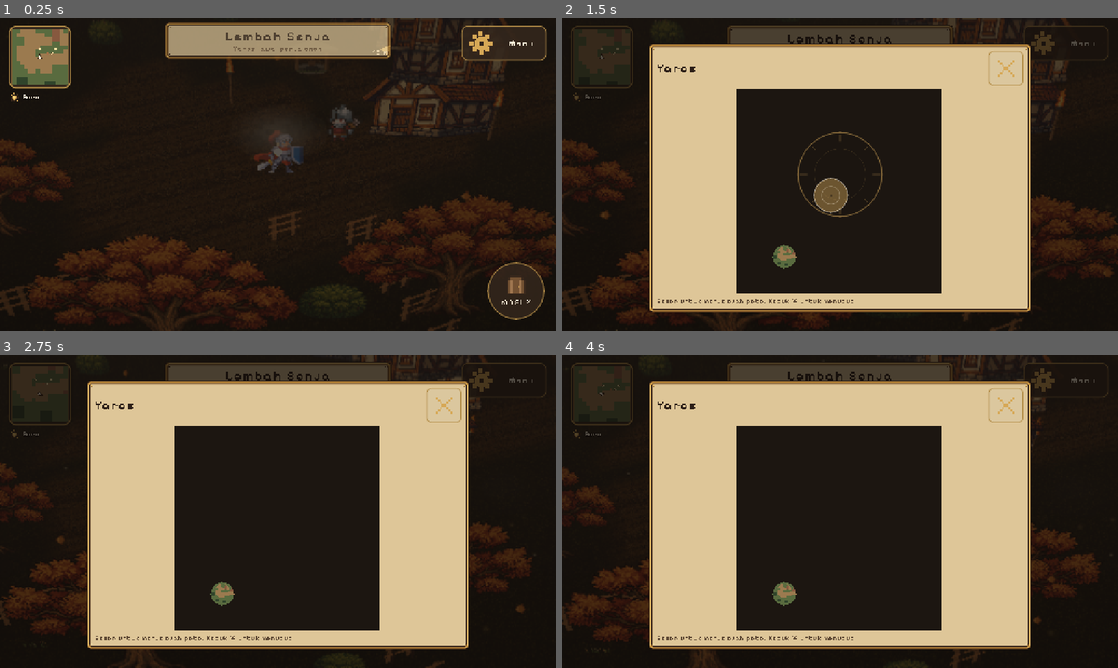
Above: before the commit, frames 1-4 (two rows, left to right).
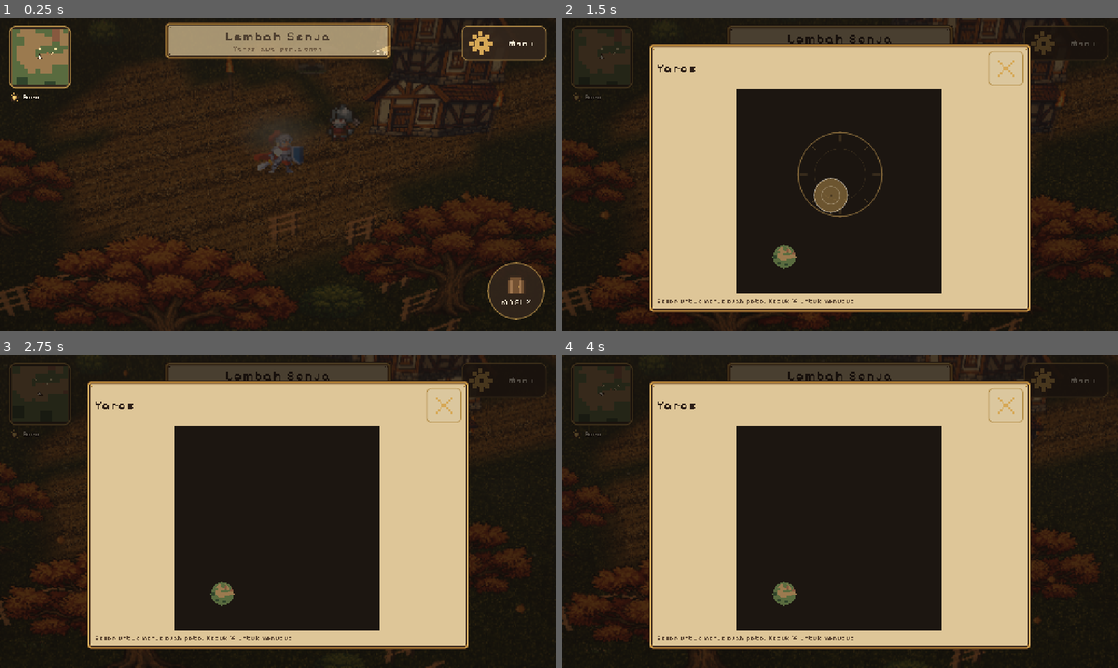
Above: after the commit, the same moments.

Repository: KyokoApp/GodotMe
Game: Godot game, scene res://game/Main.tscn
Same seed, same stepped clock (60 frames per second), same inputs: the game is played once before the commit and once after it.
Inputs (mouse positions are in pixels of both pictures, inside the frame that each line leads up to):
- Up to frame 1 (0.25 s): no input
- Up to frame 2 (1.5 s): tap Enter at 0.5 s; drag from (600, 55) to (895, 105) at 0.52 s; drag from (840, 174) to (812, 237) at 1.27 s
- Up to frame 3 (2.75 s): move the mouse to (333, 442) at 2.02 s; hold Right (ui_right) from 2.03 s (still down); tap Enter at 2.1 s
- Up to frame 4 (4 s): release Right (ui_right) at 2.75 s; drag from (812, 574) to (673, 464) at 2.77 s; move the mouse to (1006, 558) at 3.52 s; hold Left (ui_left) from 3.53 s (still down); tap Enter at 3.6 s; tap Space at 3.77 s

The runs differ from the first frame. In frame 1, 5.4% of the frame differs, in the area x 9-100%, y 13-79%; in frame 2, 0.2%; in frame 3, 0.3%; in frame 4, 0.3%.

Commit message:
tanah dinaikkan (ground_gain 2,2 rumput / 1,45 batu / 1,35 kayu): rumput kembali hijau terang seperti lembah yang disetujui; DIAG dibuang
Co-authored-by: arena-agent <297053741+arena-agent@users.noreply.github.com>

Diff:
--- a/game/game/world/RegionView.gd
+++ b/game/game/world/RegionView.gd
@@ -59,7 +59,6 @@
 var _tall: Array = []               # [kind, index, x, z, height] of occluders
 var _layout: Array = []             # [kind, x, z, w, h, ground] every placed prop
 var _tex_cache: Dictionary = {}     # path -> ImageTexture
-var _diag_left := 6
 var _faded: Dictionary = {}         # "kind/index" -> 0.0 while dissolved
 var _quad: ArrayMesh
 var _chunks: Dictionary = {}        # Vector2i -> Node3D
@@ -110,10 +109,6 @@
 		"cell_wood": Vector2(0.5, 0.5),
 		"tile_scale": 1.0,
 	})
-	print("[REGION] DIAG atlas %s tex=%s ukuran=%s terr=%s cliff=%s" % [
-		ATLAS, atlas != null, str(atlas.get_size()) if atlas != null else "-",
-		(_terrain_mat.shader.resource_path if _terrain_mat.shader != null else "NUL"),
-		(_cliff_mat.shader.resource_path if _cliff_mat.shader != null else "NUL")])
 	_water_mat = _shader_material(WATER_SHADER, {
 		"water_tex": _tex(WATER_TEX),
 		"shallow_tint": Color(0.62, 0.80, 0.78),
@@ -458,14 +453,6 @@
 		arr[Mesh.ARRAY_TEX_UV2] = surf.get("uv2s", PackedVector2Array())
 		arr[Mesh.ARRAY_COLOR] = surf.get("colors", PackedColorArray())
 		arr[Mesh.ARRAY_INDEX] = surf.get("indices", PackedInt32Array())
-		if _diag_left > 0:
-			_diag_left -= 1
-			var cols: PackedColorArray = surf.get("colors", PackedColorArray())
-			print("[REGION] DIAG chunk %s surface %s verts=%d warna0=%s mat=%s" % [
-				str(cc), SURFACES[i], verts.size(),
-				str(cols[0]) if cols.size() > 0 else "-",
-				(mats[i] as ShaderMaterial).shader.resource_path if mats[i] != null
-					and (mats[i] as ShaderMaterial).shader != null else "NUL"])
 		var surface := mesh.get_surface_count()
 		mesh.add_surface_from_arrays(Mesh.PRIMITIVE_TRIANGLES, arr)
 		mesh.surface_set_material(surface, mats[i])
--- a/game/game/world/cliff.gdshader
+++ b/game/game/world/cliff.gdshader
@@ -23,6 +23,8 @@
 uniform vec2 player_xz = vec2(-9999.0, -9999.0);
 uniform float window_radius = 2.6;
 uniform vec3 light_tint : source_color = vec3(1.0, 1.0, 1.0);
+// see terrain.gdshader: rock is mid-tone, so it needs less lifting than grass
+uniform float ground_gain : hint_range(0.5, 4.0) = 1.45;
 
 varying vec3 world_pos;
 
@@ -46,7 +48,7 @@
 			discard;
 		}
 	}
-	ALBEDO = rock * COLOR.a * light_tint;
+	ALBEDO = rock * COLOR.a * ground_gain * light_tint;
 	ROUGHNESS = 1.0;
 	SPECULAR = 0.0;
 }
--- a/game/game/world/terrain.gdshader
+++ b/game/game/world/terrain.gdshader
@@ -27,6 +27,11 @@
 uniform vec2 cell_snow = vec2(0.0, 0.5);
 uniform vec3 snow_tint : source_color = vec3(0.93, 0.95, 0.97);
 uniform vec3 light_tint : source_color = vec3(1.0, 1.0, 1.0);
+// The ground tiles were painted for a scene whose light was tuned by eye against
+// them; in linear space, under this sun, the meadow's own sRGB value comes back
+// unchanged and reads as a dark olive field. This lifts the GROUND only - the
+// props are separate unshaded sprites and keep their approved brightness.
+uniform float ground_gain : hint_range(0.5, 4.0) = 2.2;
 
 vec3 sample_cell(vec2 origin, vec2 uv) {
 	// v grows downwards in the atlas, uv grows upwards in the world
@@ -52,7 +57,7 @@
 	// A terraced region is mostly in its own shadow at every sun angle, so the
 	// ground gets a small standing bounce of its own instead of going black in
 	// the lee of every wall.
-	c *= UV2.x;
+	c *= UV2.x * ground_gain;
 	ALBEDO = c * light_tint;
 	ROUGHNESS = 1.0;
 	SPECULAR = 0.0;
--- a/game/game/world/wood.gdshader
+++ b/game/game/world/wood.gdshader
@@ -13,11 +13,12 @@
 uniform vec2 cell_wood = vec2(0.5, 0.5);
 uniform float tile_scale = 1.0;
 uniform vec3 light_tint : source_color = vec3(1.0, 1.0, 1.0);
+uniform float ground_gain : hint_range(0.5, 4.0) = 1.35;
 
 void fragment() {
 	vec2 local = fract(UV / tile_scale);
 	vec3 plank = texture(atlas, cell_wood + vec2(local.x, local.y) * vec2(0.25, 0.5)).rgb;
-	ALBEDO = plank * COLOR.rgb * COLOR.a * light_tint;
+	ALBEDO = plank * COLOR.rgb * COLOR.a * ground_gain * light_tint;
 	ROUGHNESS = 0.9;
 	SPECULAR = 0.0;
 }
